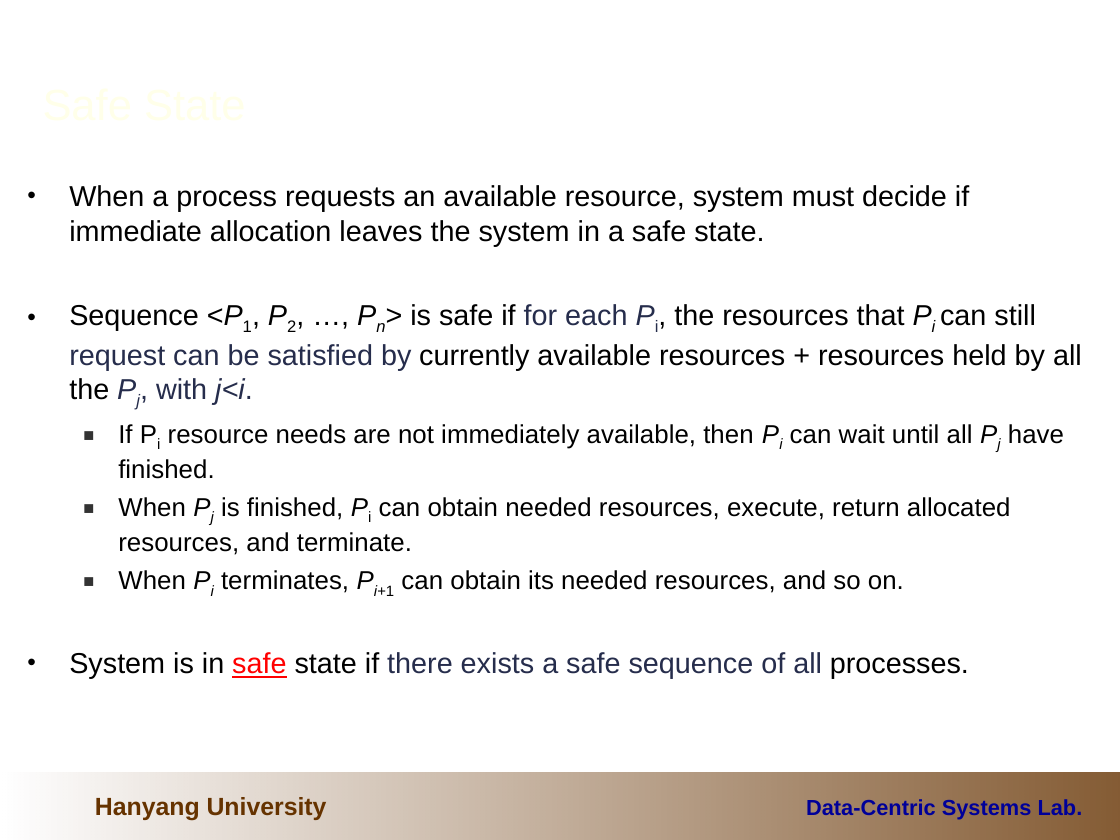
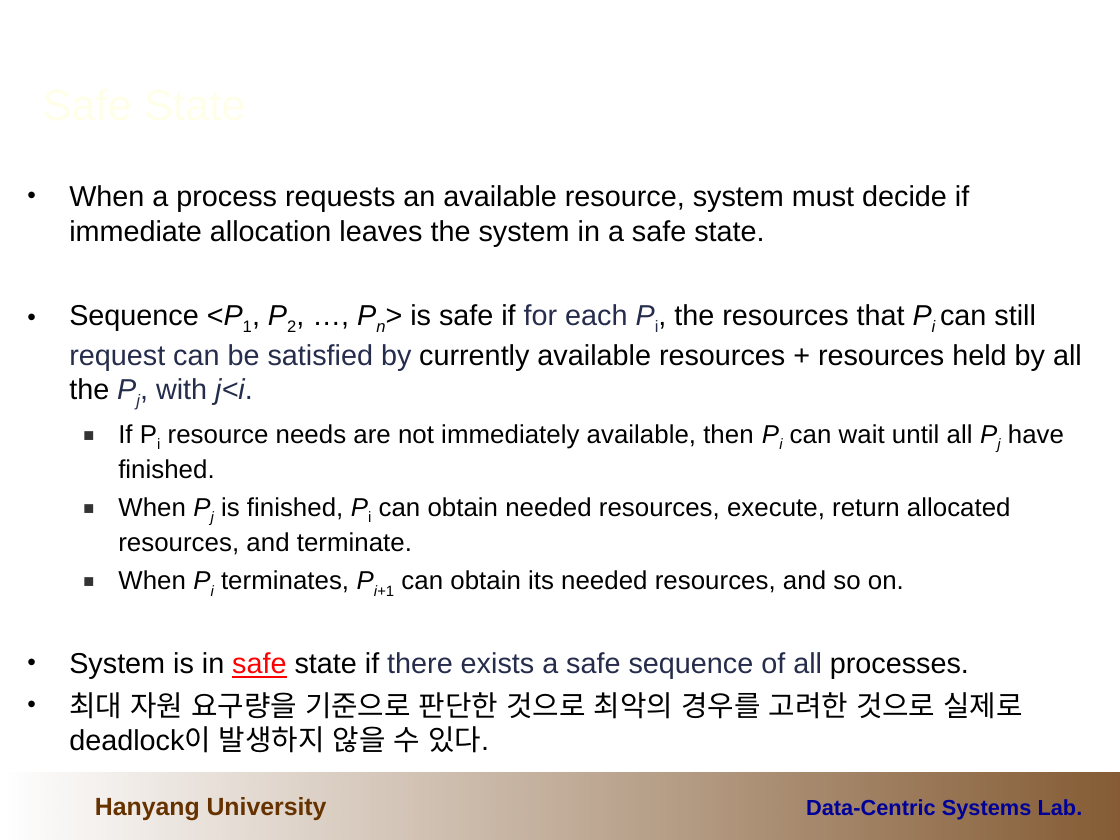
Before and after one commit to cocojk/major, a slide deck: slide 18 of os/이론/6.Deadlocks.ppt. Drawn at 1120x840 pixels with LibreOffice and Linux fonts; fonts in the diff are those of the drawing; background and template pictures are left out. Boxes give left, top, right and bottom in pixels: in the first picture for what was removed or moved away, otherwise in the second. Text is boxed around its words. In the diff, an @@ line names an element or a change of style, - is before the commit and + after.

```diff
--- a/os/이론/6.Deadlocks.ppt
+++ b/os/이론/6.Deadlocks.ppt
@@ text at (x1=69, y1=692, x2=1022, y2=753): paragraph added @@
+• 최대 자원 요구량을 기준으로 판단한 것으로 최악의 경우를 고려한 것으로 실제로 deadlock이 발생하지 않을 수 있다.
```
Also in this commit, not shown: 10 other slides changed, 9 other files.
